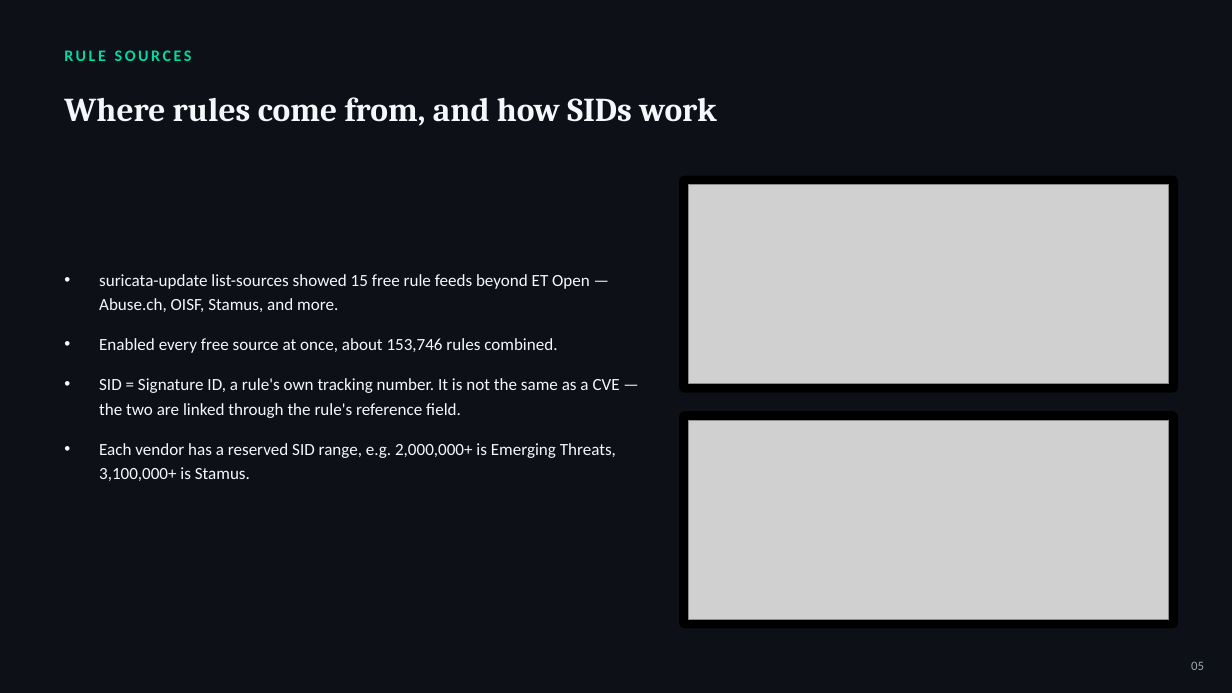
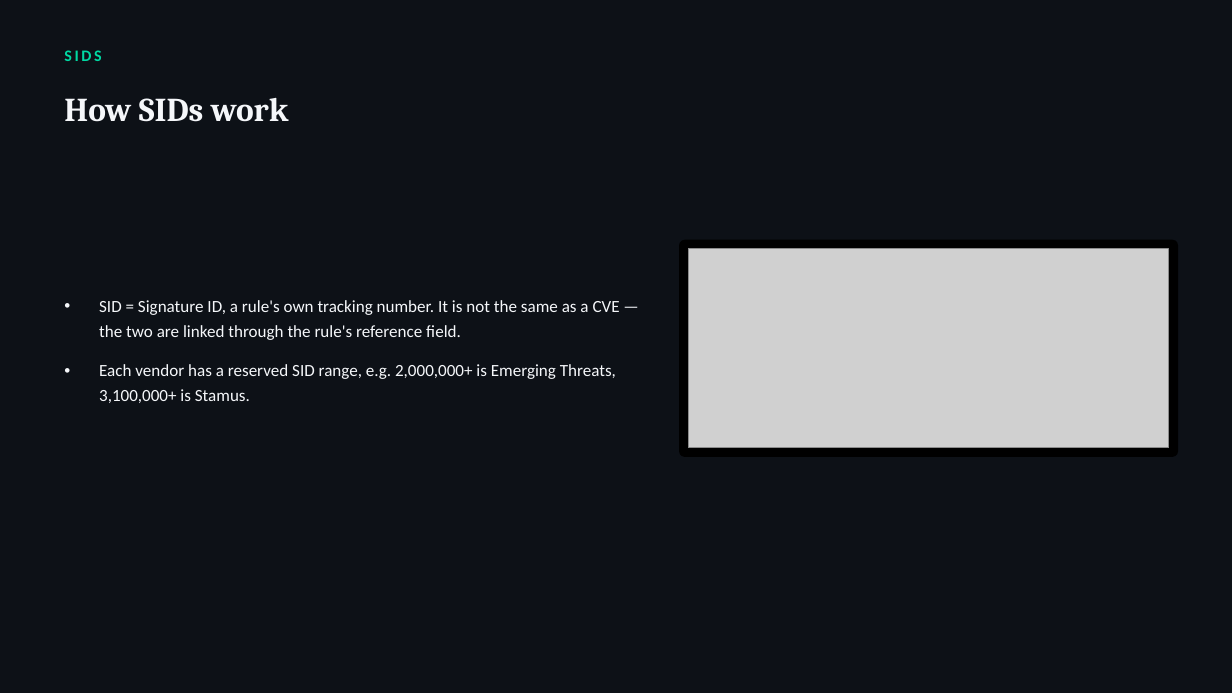
Before and after one commit to Sameeha135/suricata-ids-lab, a slide deck: slide 8 of 2026-08-24_to_2026-08-28_Documentation/Suricata_Project_Presentation.pptx (slide 5 before the commit). Drawn at 1232x693 pixels with LibreOffice and Linux fonts; fonts in the diff are those of the drawing; grey boxes stand for pictures. Boxes give left, top, right and bottom in pixels: in the first picture for what was removed or moved away, otherwise in the second. Text is boxed around its words. In the diff, an @@ line names an element or a change of style, - is before the commit and + after.

```diff
--- a/2026-08-24_to_2026-08-28_Documentation/Suricata_Project_Presentation.pptx
+++ b/2026-08-24_to_2026-08-28_Documentation/Suricata_Project_Presentation.pptx
@@ text at (x1=64, y1=50, x2=101, y2=61): text changed @@
-RULE SOURCES
+SIDS
@@ text at (x1=64, y1=98, x2=289, y2=122): text changed @@
-Where rules come from, and how SIDs work
+How SIDs work
@@ picture removed at (x1=689, y1=185, x2=1169, y2=384) @@
@@ rounded rectangle moved from (x1=679, y1=176, x2=1178, y2=393) to (x1=679, y1=239, x2=1178, y2=457) @@
@@ picture moved from (x1=689, y1=421, x2=1169, y2=619) to (x1=689, y1=249, x2=1169, y2=447) @@
@@ text "SID = Signature ID, a ..." moved from (x1=99, y1=274, x2=620, y2=481) to (x1=99, y1=300, x2=620, y2=403) @@
@@ text at (x1=99, y1=274, x2=590, y2=353): paragraphs removed @@
-• suricata-update list-sources showed 15 free rule feeds beyond ET Open — Abuse.ch, OISF, Stamus, and more.
-• Enabled every free source at once, about 153,746 rules combined.
@@ rounded rectangle removed at (x1=679, y1=411, x2=1178, y2=628) @@
@@ text removed at (x1=1191, y1=662, x2=1204, y2=670) @@
-05
```
Also in this commit, not shown: 8 other slides changed, 20 slides added, 1 slide removed, 3 other files.
